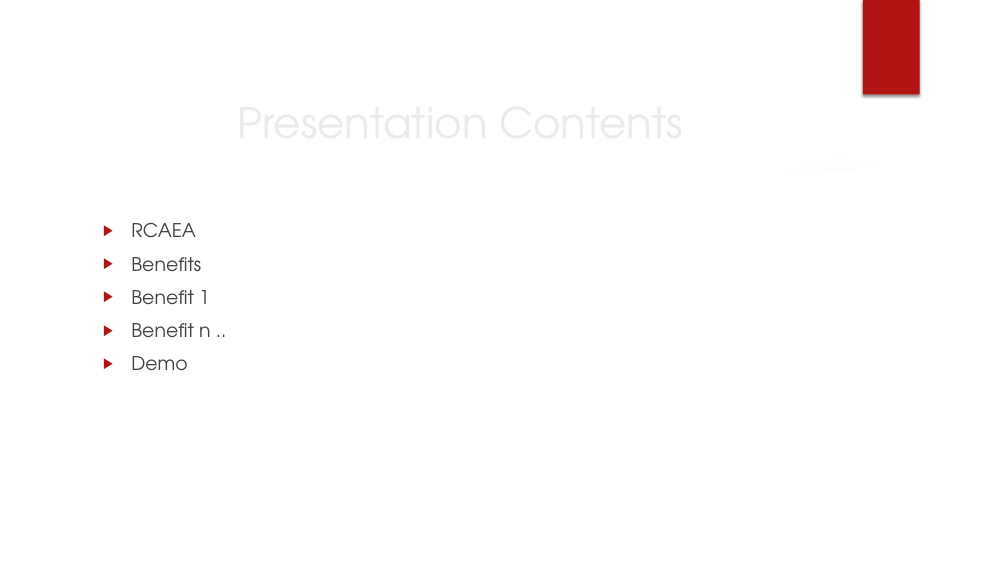
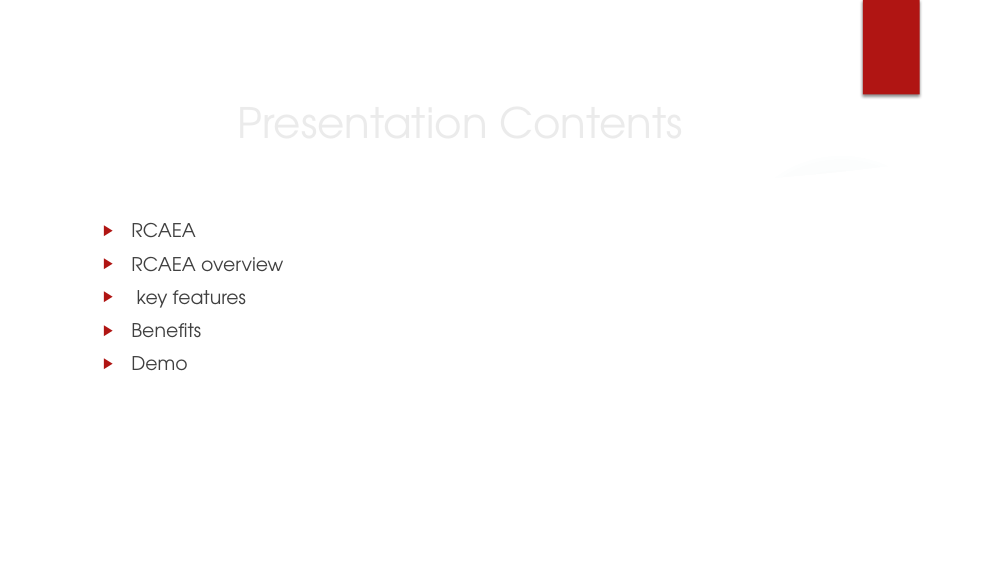
Before and after one commit to RichnNL/ProCp, a slide deck: slide 2 of Documents/FINAL/ProCp-Project-Core-phase -without some slides.pptx. Drawn at 1008x567 pixels with LibreOffice and Linux fonts; fonts in the diff are those of the drawing; background and template pictures are left out. Boxes give left, top, right and bottom in pixels: in the first picture for what was removed or moved away, otherwise in the second. Text is boxed around its words. In the diff, an @@ line names an element or a change of style, - is before the commit and + after.

```diff
--- a/Documents/FINAL/ProCp-Project-Core-phase -without some slides.pptx
+++ b/Documents/FINAL/ProCp-Project-Core-phase -without some slides.pptx
@@ text at (x1=131, y1=257, x2=283, y2=308): paragraphs added @@
+▶ RCAEA overview
+▶ key features
@@ text at (x1=131, y1=290, x2=211, y2=337): paragraphs removed @@
-▶ Benefit 1
-▶ Benefit n ..
```
Also in this commit, not shown: 1 other slide changed, 1 slide added.
